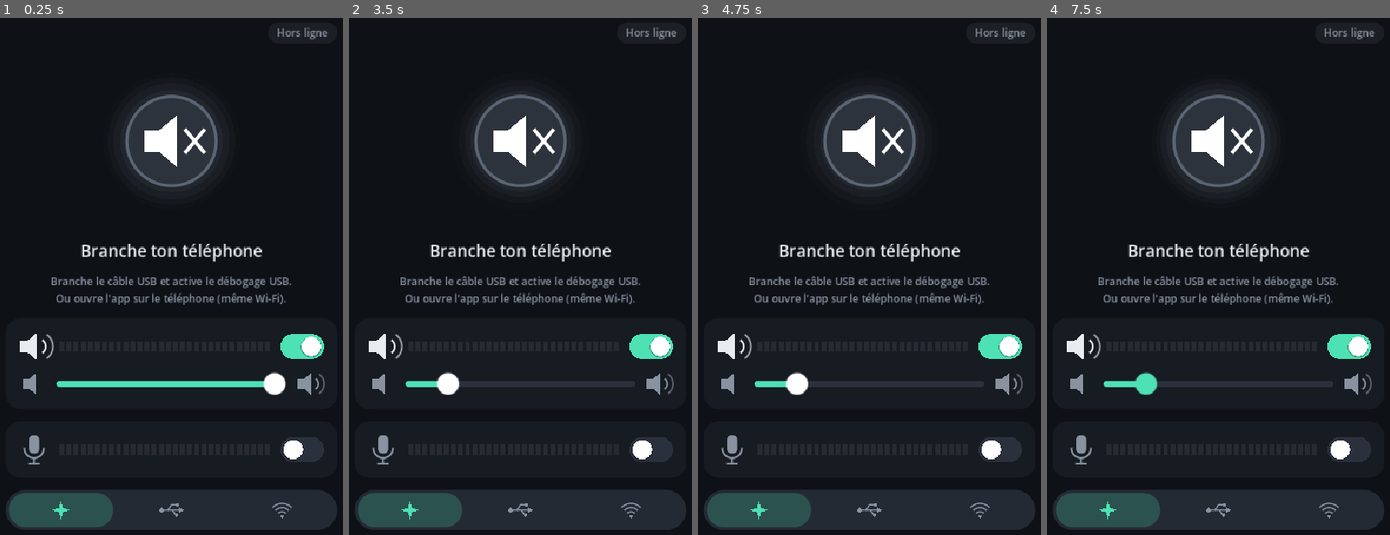
Above: before the commit, frames 1-4 (left to right).
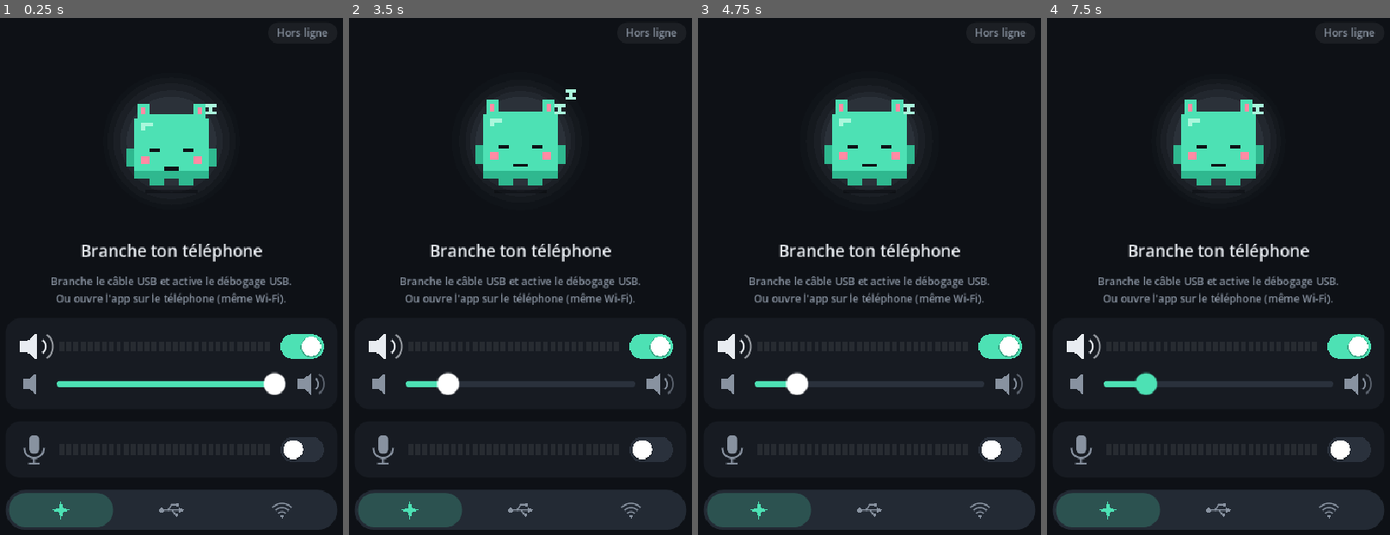
Above: after the commit, the same moments.

Repository: goodview-software/pocket-speaker
Game: Godot game, scene res://main.tscn
The game is run twice, just before and just after one commit, with the same random seed, the same clock (stepped at 60 frames per second) and the same inputs.
Inputs (mouse positions are in pixels of both pictures, inside the frame that each line leads up to):
- Up to frame 1 (0.25 s): no input
- Up to frame 2 (3.5 s): tap Enter at 0.5, 2 s; click (520, 348) at 0.67 s; tap Space at 1.25 s; move the mouse to (448, 385) at 1.27 s; click (448, 385) at 1.42 s; move the mouse to (554, 198) at 2.02 s; click (554, 198) at 2.17 s; move the mouse to (503, 488) at 2.77 s; click (503, 488) at 2.92 s
- Up to frame 3 (4.75 s): move the mouse to (975, 452) at 3.52 s; click (975, 452) at 3.67 s; tap Space at 4.25 s; move the mouse to (763, 245) at 4.27 s; click (763, 245) at 4.42 s
- Up to frame 4 (7.5 s): tap Enter at 5 s; move the mouse to (1235, 348) at 5.02 s; click (1235, 348) at 5.17 s; tap Space at 5.75 s; move the mouse to (1163, 178) at 5.77 s; click (1163, 178) at 5.92 s; move the mouse to (1297, 312) at 6.52 s; click (1297, 312) at 6.67 s; move the mouse to (1146, 385) at 7.27 s; click (1146, 385) at 7.42 s

The runs differ from the first frame. In frame 1, 3.4% of the frame differs, in the area x 36-64%, y 14-33%; in frame 2, 3.6%, in the area x 36-67%, y 13-33%; in frame 3, 3.6%; in frame 4, 3.6%.

Commit message:
Mascotte Goody animée (sprite sheet pixel-art) à la place de la pastille
Co-Authored-By: Claude Sonnet 5.5 <noreply@anthropic.com>

Diff:
--- a/main.gd
+++ b/main.gd
@@ -37,13 +37,25 @@
 # ------------------------------------------------------------------ Widgets dessinés
 
 class Orb extends Control:
+	const SHEET := preload("res://mascot/goody.png")
+	const ANIMS := {"idle": [0, 4], "happy": [1, 4], "wait": [2, 4], "off": [3, 4], "sad": [4, 4]}
+	const FPS := {"idle": 3.0, "happy": 6.0, "wait": 3.0, "off": 1.5, "sad": 2.0}
 	var color := Color("5b6573")
 	var level := 0.0
-	var linked := false
 	var pulse := 0.0
+	var t := 0.0
+	var anim := "off":
+		set(v):
+			if v != anim:
+				anim = v
+				t = 0.0
+
+	func _init() -> void:
+		texture_filter = CanvasItem.TEXTURE_FILTER_NEAREST
 
 	func _process(d: float) -> void:
 		pulse = fposmod(pulse + d, TAU)
+		t += d * FPS[anim] * (1.0 + level * 1.5)
 		queue_redraw()
 
 	func _draw() -> void:
@@ -52,20 +64,14 @@
 		for i in 4:
 			var rr := r + 8.0 * (i + 1) + level * 14.0 + sin(pulse + i) * 2.0
 			draw_circle(c, rr, Color(color, 0.11 - i * 0.025))
-		draw_circle(c, r, Color(color, 0.20))
-		draw_arc(c, r, 0.0, TAU, 96, color, 4.0, true)
-		var k := r / 46.0
-		var body := PackedVector2Array([Vector2(-24, -11), Vector2(-9, -11), Vector2(10, -27), Vector2(10, 27),
-				Vector2(-9, 11), Vector2(-24, 11)])
-		for i in body.size():
-			body[i] = c + Vector2(-4, 0) * k + body[i] * k
-		draw_colored_polygon(body, Color.WHITE)
-		if linked:
-			draw_arc(c + Vector2(8, 0) * k, 16.0 * k, -0.9, 0.9, 16, Color.WHITE, 3.5 * k, true)
-			draw_arc(c + Vector2(8, 0) * k, 30.0 * k, -0.9, 0.9, 20, Color(1, 1, 1, 0.6), 3.5 * k, true)
-		else:
-			draw_line(c + Vector2(14, -12) * k, c + Vector2(34, 12) * k, Color.WHITE, 3.5 * k, true)
-			draw_line(c + Vector2(34, -12) * k, c + Vector2(14, 12) * k, Color.WHITE, 3.5 * k, true)
+		draw_circle(c, r, Color(color, 0.16))
+		var row: int = ANIMS[anim][0]
+		var n: int = ANIMS[anim][1]
+		var sc := maxi(1, int(size.y * 0.72 / 32.0))
+		var px := 32 * sc
+		var bob := 0.0 if anim != "idle" else 0.0
+		var pos := (c - Vector2(px, px) / 2.0 + Vector2(0, bob)).round()
+		draw_texture_rect_region(SHEET, Rect2(pos, Vector2(px, px)), Rect2((int(t) % n) * 32, row * 32, 32, 32))
 
 
 class Meter extends Control:
@@ -573,7 +579,12 @@
 	ico_mic.col = C_TEXT if want_mic else C_DIM
 	meter_out.value = lvl_out if want_sound else 0.0
 	meter_mic.value = lvl_mic if want_mic else 0.0
-	orb.linked = state == ST_LINKED
+	var anim_n := "off"
+	if state == ST_LINKED:
+		anim_n = "happy" if maxf(lvl_out, lvl_mic) > 0.04 else "idle"
+	elif state == ST_WAIT:
+		anim_n = "wait"
+	orb.anim = anim_n
 	orb.level = maxf(meter_out.shown, meter_mic.shown) if state == ST_LINKED else 0.0
 	var col: Color = [C_IDLE, C_WAIT, C_OK][state]
 	orb.color = orb.color.lerp(col, minf(1.0, delta * 8.0))
--- a/project.godot
+++ b/project.godot
@@ -5,7 +5,7 @@
 config/name="Pocket Speaker"
 config/description="Le téléphone devient l'enceinte et le micro du PC (USB ou Wi-Fi)."
 run/main_scene="res://main.tscn"
-config/icon="res://icon.svg"
+config/icon="res://icon.png"
 config/features=PackedStringArray("4.7")
 
 [audio]
Binary file added: icon.png
Not shown, added: icon.png.import
Not shown, added: icon.svg.import
Not shown, added: main.gd.uid
Binary file added: mascot/goody.png
Not shown, added: mascot/goody.png.import
